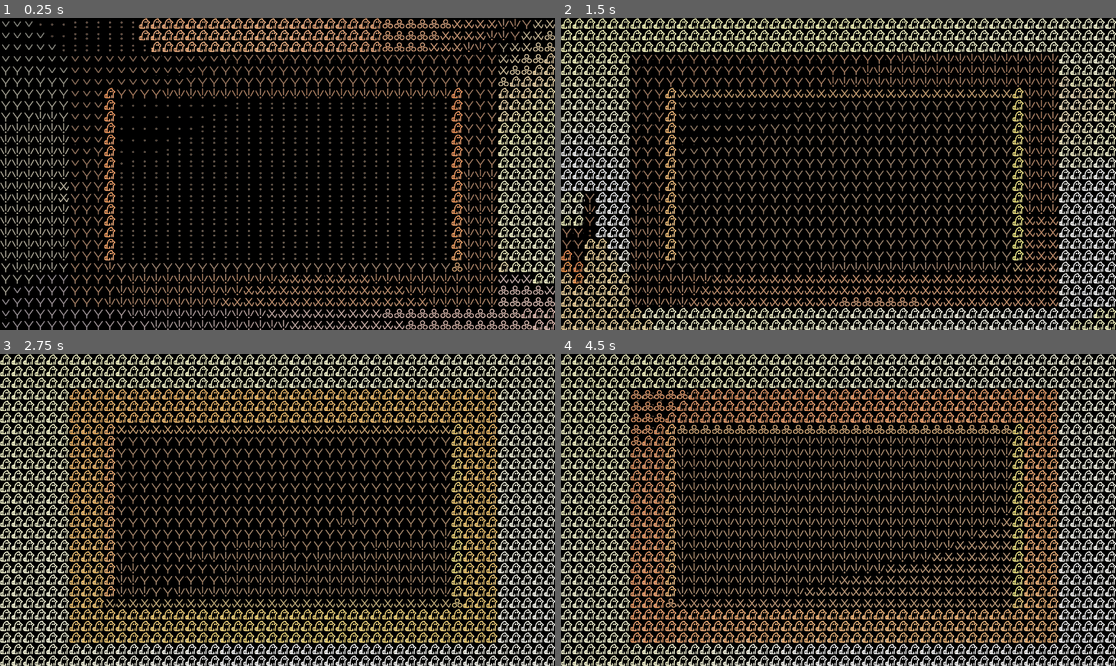
Above: before the commit, frames 1-4 (two rows, left to right).
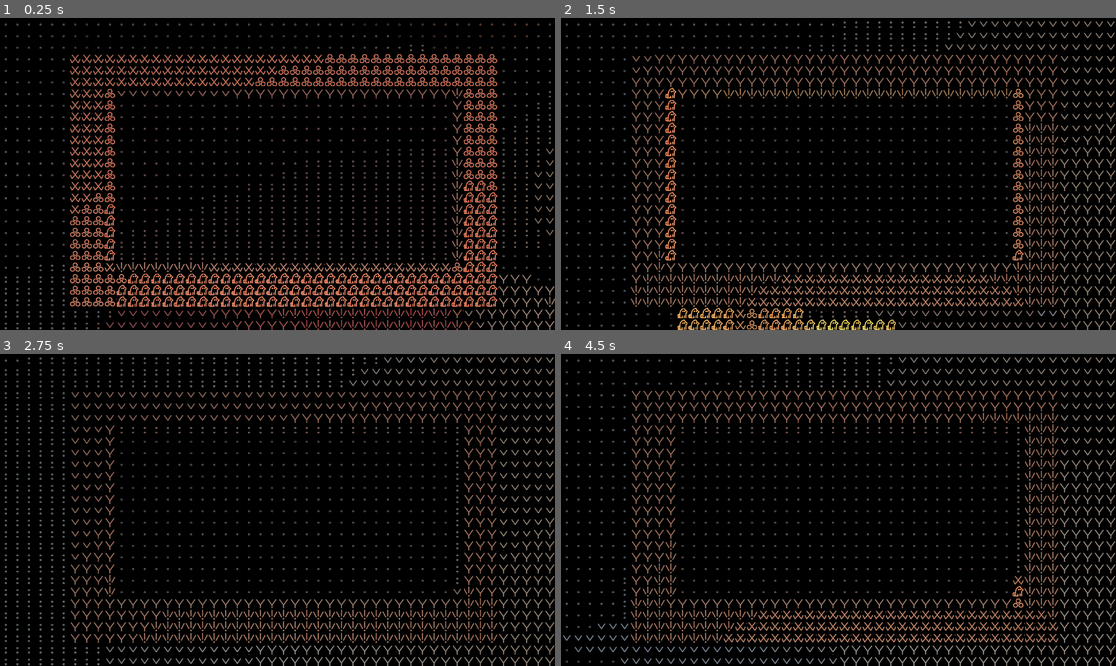
Above: after the commit, the same moments.

Repository: Tchetchouille/ijo-musi
Game: Godot game, scene res://Scenes/SystemsAndManagers/main.tscn
Two runs of this game, one before a commit and one after it. Both use one fixed random seed, a clock stepped at 60 frames per second and the inputs below.
Inputs (mouse positions are in pixels of both pictures, inside the frame that each line leads up to):
- Up to frame 1 (0.25 s): no input
- Up to frame 2 (1.5 s): tap Enter (ui_accept) at 0.5, 0.77 s; move the mouse to (866, 174) at 0.52 s; hold W (up) from 0.53 s (still down); right-click (866, 174) at 0.6 s; move the mouse to (810, 174) at 1.27 s; right-click (810, 174) at 1.35 s
- Up to frame 3 (2.75 s): keep holding W (up); tap Enter (ui_accept) at 1.52 s; move the mouse to (288, 503) at 2.02 s; right-click (288, 503) at 2.1 s
- Up to frame 4 (4.5 s): keep holding W (up); move the mouse to (832, 516) at 2.77 s; right-click (832, 516) at 2.85 s; tap Enter (ui_accept) at 3.02, 3.77 s; move the mouse to (877, 513) at 3.52 s; right-click (877, 513) at 3.6 s; move the mouse to (794, 506) at 4.27 s; right-click (794, 506) at 4.35 s

The runs differ from the first frame. In frame 1, 28% of the frame differs, in the area x 0-100%, y 0-100%; in frame 2, 30%; in frame 3, 41%; in frame 4, 43%.

Commit message:
Light testing. Added carpet to protolevel.

Diff:
--- a/Godot Project/Actual ijo musi Project/actual-ijo-musi-project/Resources/Environments/global_environment.tres
+++ b/Godot Project/Actual ijo musi Project/actual-ijo-musi-project/Resources/Environments/global_environment.tres
@@ -6,3 +6,8 @@
 ambient_light_source = 1
 ambient_light_color = Color(1, 1, 1, 1)
 ambient_light_energy = 0.2
+fog_mode = 1
+fog_density = 1.0
+volumetric_fog_density = 0.8026
+volumetric_fog_emission = Color(0.414066, 0.414066, 0.414066, 1)
+volumetric_fog_emission_energy = 108.79
--- a/Godot Project/Actual ijo musi Project/actual-ijo-musi-project/Resources/Materials/basic_ceiling_material.tres
+++ b/Godot Project/Actual ijo musi Project/actual-ijo-musi-project/Resources/Materials/basic_ceiling_material.tres
@@ -1,4 +1,4 @@
 [gd_resource type="StandardMaterial3D" format=3 uid="uid://7osme1sal87l"]
 
 [resource]
-albedo_color = Color(0.514866, 0.497398, 0.552266, 1)
+albedo_color = Color(0.41381, 0.423502, 0.430566, 1)
--- a/Godot Project/Actual ijo musi Project/actual-ijo-musi-project/Resources/Materials/basic_floor_material.tres
+++ b/Godot Project/Actual ijo musi Project/actual-ijo-musi-project/Resources/Materials/basic_floor_material.tres
@@ -1,4 +1,4 @@
 [gd_resource type="StandardMaterial3D" format=3 uid="uid://dfrp2bmqtphlu"]
 
 [resource]
-albedo_color = Color(0.374801, 0.359131, 0.394064, 1)
+albedo_color = Color(0.395819, 0.401102, 0.390589, 1)
--- a/Godot Project/Actual ijo musi Project/actual-ijo-musi-project/Scenes/Levels/proto_level.tscn
+++ b/Godot Project/Actual ijo musi Project/actual-ijo-musi-project/Scenes/Levels/proto_level.tscn
@@ -9,6 +9,7 @@
 [ext_resource type="PackedScene" uid="uid://c88a03y3t1sox" path="res://Scenes/Objects/Furniture/basic_chair.tscn" id="5_k4a13"]
 [ext_resource type="PackedScene" uid="uid://bd0nqi20bb2m8" path="res://Scenes/Objects/Furniture/basic_fireplace.tscn" id="5_mtak3"]
 [ext_resource type="PackedScene" uid="uid://dvukxgv0ubqk3" path="res://Scenes/Objects/Furniture/basic_candle.tscn" id="9_tx5j4"]
+[ext_resource type="PackedScene" uid="uid://cvqd1v0rodqk7" path="res://Scenes/Objects/Furniture/basic_carpet.tscn" id="10_8erve"]
 [ext_resource type="PackedScene" uid="uid://du0sda5rvmc1h" path="res://Scenes/Objects/Misc/basic_skeleton.tscn" id="10_vvukb"]
 [ext_resource type="PackedScene" uid="uid://cco2m1ecd7fe5" path="res://Scenes/Objects/Misc/test_box.tscn" id="11_7yymd"]
 
@@ -40,7 +41,10 @@
 [sub_resource type="QuadMesh" id="QuadMesh_3ub3e"]
 material = ExtResource("2_05hm8")
 
+[sub_resource type="TorusMesh" id="TorusMesh_fpd88"]
+
 [node name="ProtoLevel" type="Node3D"]
+transform = Transform3D(-4.37114e-08, 0, -1, 0, 1, 0, 1, 0, -4.37114e-08, 0, 0, 0)
 
 [node name="GeneralLayout" type="Node3D" parent="."]
 
@@ -216,11 +220,14 @@
 transform = Transform3D(-4.37114e-08, -0.382683, -0.92388, 0, 0.923879, -0.382683, 1, -1.67276e-08, -4.03841e-08, 3.76281, 0.227564, 1.34558)
 
 [node name="TestCandle5" parent="UnlabeledObjects" instance=ExtResource("9_tx5j4")]
-transform = Transform3D(-1, -3.34552e-08, -8.07681e-08, 0, 0.923879, -0.382683, 8.74228e-08, -0.382683, -0.923879, 0, 1.65637, 7.43599)
+transform = Transform3D(-1, -3.34552e-08, -8.07681e-08, 0, 0.923879, -0.382683, 8.74228e-08, -0.382683, -0.923879, 0.432951, 1.04464, 6.25258)
 
 [node name="BasicDoor" parent="UnlabeledObjects" instance=ExtResource("4_nee0r")]
 transform = Transform3D(-4.37114e-08, 0, -1, 0, 1, 0, 1, 0, -4.37114e-08, 3.97235, 0, 0)
 
+[node name="BasicCarpet" parent="UnlabeledObjects" instance=ExtResource("10_8erve")]
+transform = Transform3D(1, 0, 0, 0, 1, 0, 0, 0, 1, 0, 0.00682318, 0)
+
 [node name="LocalAmbiance" type="Node3D" parent="."]
 
 [node name="LocalAudio" type="Node3D" parent="LocalAmbiance"]
@@ -234,6 +241,18 @@
 [node name="BasicSkeleton" parent="LabeledObjects" instance=ExtResource("10_vvukb")]
 transform = Transform3D(0.063518, -0.2981, 0.952419, 0.317333, 0.910848, 0.263925, -0.946185, 0.28547, 0.152452, 0, 0.362269, 5.65497)
 
-[node name="TestBox" parent="." instance=ExtResource("11_7yymd")]
+[node name="TestStuff" type="Node3D" parent="."]
+
+[node name="TestBox" parent="TestStuff" instance=ExtResource("11_7yymd")]
 transform = Transform3D(1, 0, 0, 0, 1, 0, 0, 0, 1, 0, 0.8791, 3.24752)
+
+[node name="MeshInstance3D" type="MeshInstance3D" parent="TestStuff"]
+transform = Transform3D(5, 0, 0, 0, 1, 0, 0, 0, 5, -2.35994, 9.2568, -1.57972)
 visible = false
+mesh = SubResource("TorusMesh_fpd88")
+
+[node name="TestLight" type="DirectionalLight3D" parent="TestStuff"]
+transform = Transform3D(-0.907019, 0.381469, -0.178316, 0.14659, 0.683023, 0.715536, 0.394749, 0.622865, -0.675435, 1.9873, 6.42112, 5.83292)
+visible = false
+light_color = Color(0, 0.703852, 0.705833, 1)
+shadow_enabled = true
--- a/Godot Project/Actual ijo musi Project/actual-ijo-musi-project/Scenes/Objects/Furniture/basic_candle.tscn
+++ b/Godot Project/Actual ijo musi Project/actual-ijo-musi-project/Scenes/Objects/Furniture/basic_candle.tscn
@@ -12,13 +12,12 @@
 
 [node name="CandleLight" type="OmniLight3D" parent="."]
 transform = Transform3D(1, 5.32907e-15, 0, -5.32907e-15, 1, 5.96046e-08, 2.11758e-22, -5.96046e-08, 1, 3.84854e-09, 0.421826, -0.00981282)
-light_color = Color(0.929412, 0.690196, 0.47451, 1)
+light_color = Color(0.911035, 0.406031, 5.77569e-07, 1)
 light_cull_mask = 4294966273
 shadow_enabled = true
 shadow_normal_bias = 0.3
 script = ExtResource("1_y8rjl")
-base_intensity = 2.0
-flicker_intensity = 0.1
+flicker_intensity = 0.5
 flicker_speed = 0.1
 
 [node name="CandleFlame" parent="." instance=ExtResource("2_2cvd0")]
--- /dev/null
+++ b/Godot Project/Actual ijo musi Project/actual-ijo-musi-project/Scenes/Objects/Furniture/basic_carpet.tscn
@@ -0,0 +1,23 @@
+[gd_scene load_steps=5 format=3 uid="uid://cvqd1v0rodqk7"]
+
+[sub_resource type="StandardMaterial3D" id="StandardMaterial3D_kqg4p"]
+albedo_color = Color(0.380199, 0, 0.0283597, 1)
+
+[sub_resource type="BoxMesh" id="BoxMesh_ydp81"]
+material = SubResource("StandardMaterial3D_kqg4p")
+size = Vector3(6, 0.02, 4)
+
+[sub_resource type="StandardMaterial3D" id="StandardMaterial3D_0as07"]
+albedo_color = Color(0.32, 0.202667, 0, 1)
+
+[sub_resource type="PlaneMesh" id="PlaneMesh_etw1s"]
+material = SubResource("StandardMaterial3D_0as07")
+size = Vector2(6.2, 4.2)
+
+[node name="BasicCarpet" type="Node3D"]
+
+[node name="MeshInstance3D" type="MeshInstance3D" parent="."]
+mesh = SubResource("BoxMesh_ydp81")
+
+[node name="MeshInstance3D2" type="MeshInstance3D" parent="."]
+mesh = SubResource("PlaneMesh_etw1s")
--- a/Godot Project/Actual ijo musi Project/actual-ijo-musi-project/Scenes/Objects/Furniture/basic_fireplace.tscn
+++ b/Godot Project/Actual ijo musi Project/actual-ijo-musi-project/Scenes/Objects/Furniture/basic_fireplace.tscn
@@ -73,15 +73,14 @@
 
 [node name="OmniLight3D" type="OmniLight3D" parent="Light"]
 transform = Transform3D(1, 0, 0, 0, 1, 0, 0, 0, 1, 0, 0.416442, -0.0502262)
-light_color = Color(0.861067, 0.553469, 0.262489, 1)
+light_color = Color(0.909804, 0.407843, 0, 1)
 light_energy = 3.0
 light_cull_mask = 4294966273
 shadow_enabled = true
 omni_range = 10.0
-omni_attenuation = 0.2
 script = ExtResource("2_aakdq")
 base_intensity = 3.0
-flicker_intensity = 0.5
+flicker_intensity = 1.0
 offset_intensity = 0.08
 
 [node name="CandleFlame" parent="Light" instance=ExtResource("2_xa0q2")]
--- a/Godot Project/Actual ijo musi Project/actual-ijo-musi-project/Scenes/Objects/Misc/test_box.tscn
+++ b/Godot Project/Actual ijo musi Project/actual-ijo-musi-project/Scenes/Objects/Misc/test_box.tscn
@@ -12,6 +12,7 @@
 collision_mask = 2
 
 [node name="MeshInstance3D" type="MeshInstance3D" parent="."]
+layers = 512
 mesh = SubResource("BoxMesh_fj1s1")
 
 [node name="CollisionShape3D" type="CollisionShape3D" parent="."]
--- a/Godot Project/Actual ijo musi Project/actual-ijo-musi-project/Scenes/SystemsAndManagers/player_character.tscn
+++ b/Godot Project/Actual ijo musi Project/actual-ijo-musi-project/Scenes/SystemsAndManagers/player_character.tscn
@@ -42,14 +42,15 @@
 script = ExtResource("2_aw5yu")
 
 [node name="CharacterCamera" type="Camera3D" parent="CameraController"]
+cull_mask = 1048063
 
 [node name="ToolViewport" type="SubViewport" parent="CameraController/CharacterCamera"]
-canvas_cull_mask = 4294966273
+canvas_cull_mask = 4294966785
 size = Vector2i(1152, 648)
 
 [node name="ToolCamera" type="Camera3D" parent="CameraController/CharacterCamera/ToolViewport"]
 transform = Transform3D(1, 0, 0, 0, 1, 0, 0, 0, 1, 0, 0.648895, 0)
-cull_mask = 1047553
+cull_mask = 1048065
 fov = 60.0
 script = ExtResource("3_76q7t")
 
--- a/Godot Project/Actual ijo musi Project/actual-ijo-musi-project/project.godot
+++ b/Godot Project/Actual ijo musi Project/actual-ijo-musi-project/project.godot
@@ -59,7 +59,7 @@
 [layer_names]
 
 3d_render/layer_3="3"
-3d_render/layer_10="tool_screen"
+3d_render/layer_10="tool_vision"
 3d_physics/layer_1="Environment"
 3d_physics/layer_2="Labeled_Objects"
 
Not shown: 1 places in Godot Project/Actual ijo musi Project/actual-ijo-musi-project/Scenes/Levels/proto_level.tscn that only renumber resources
